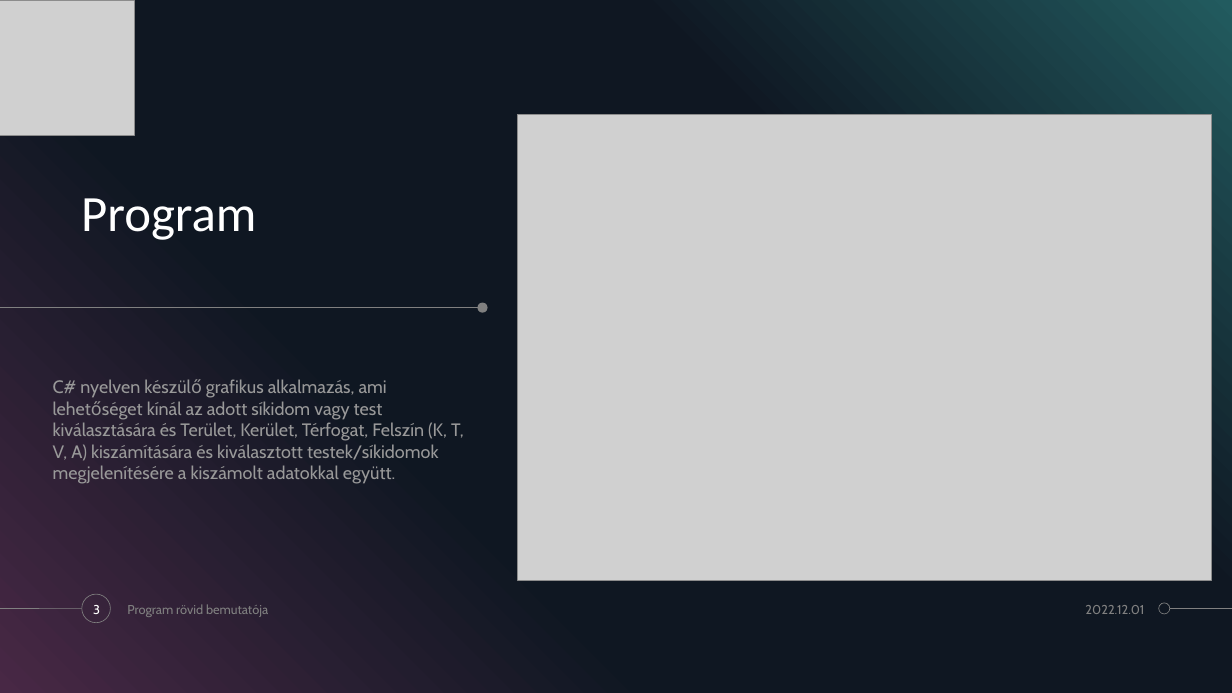
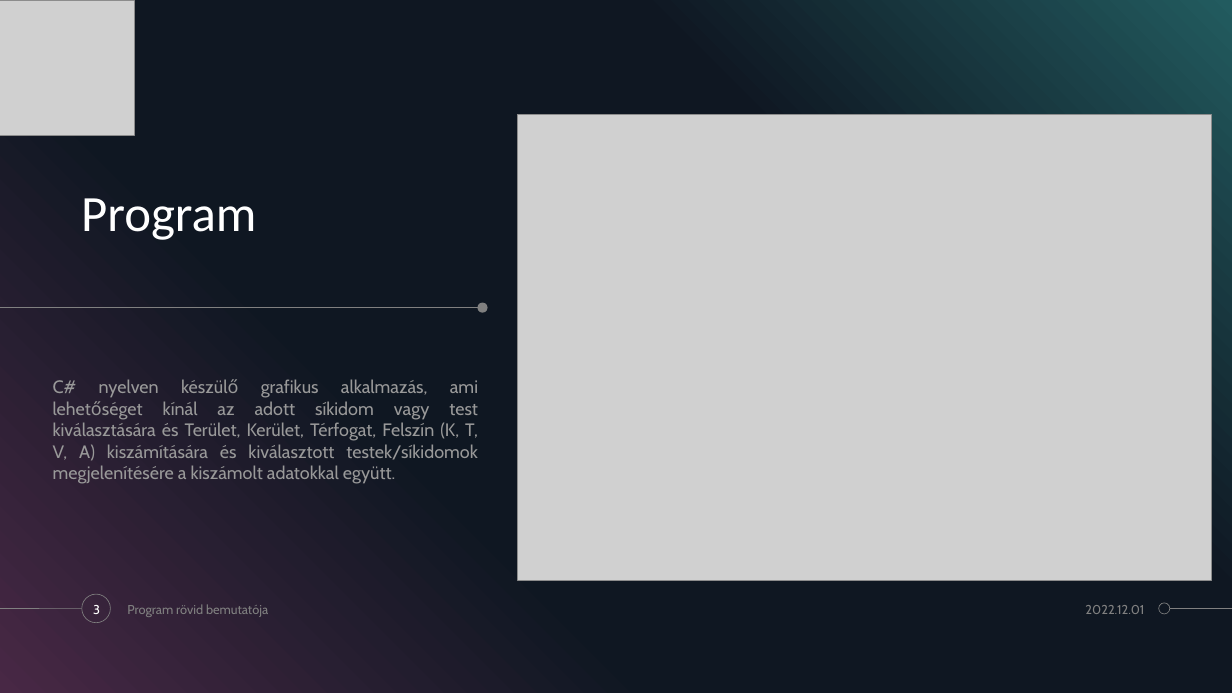
Before and after one commit to zamboilles21/terfelszinszamitas, a slide deck: slide 3 of documentation/PPT/TerFelSzoft.pptx. Drawn at 1232x693 pixels with LibreOffice and Linux fonts; fonts in the diff are those of the drawing; grey boxes stand for pictures. Boxes give left, top, right and bottom in pixels: in the first picture for what was removed or moved away, otherwise in the second. Text is boxed around its words. In the diff, an @@ line names an element or a change of style, - is before the commit and + after.

```diff
--- a/documentation/PPT/TerFelSzoft.pptx
+++ b/documentation/PPT/TerFelSzoft.pptx
@@ text "C# nyelven készülő grafikus alkalmazás, ..." at box(53, 379, 478, 484): alignment left to justified @@
```
Also in this commit, not shown: 1 other slide changed.
